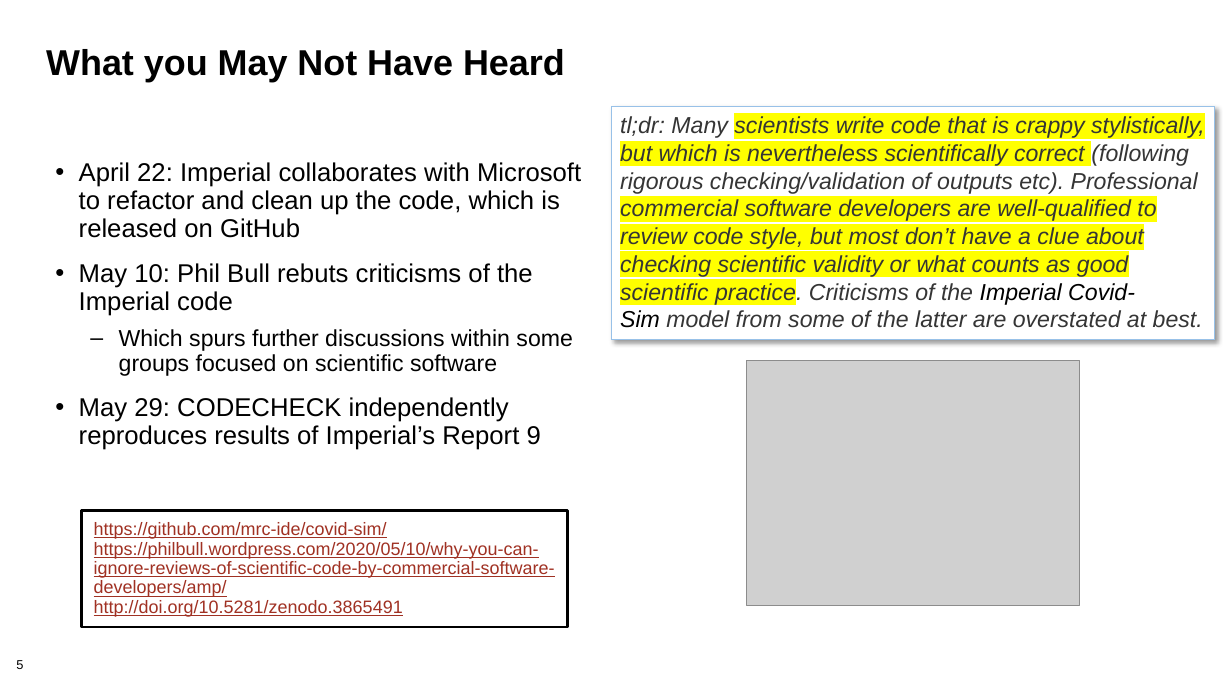
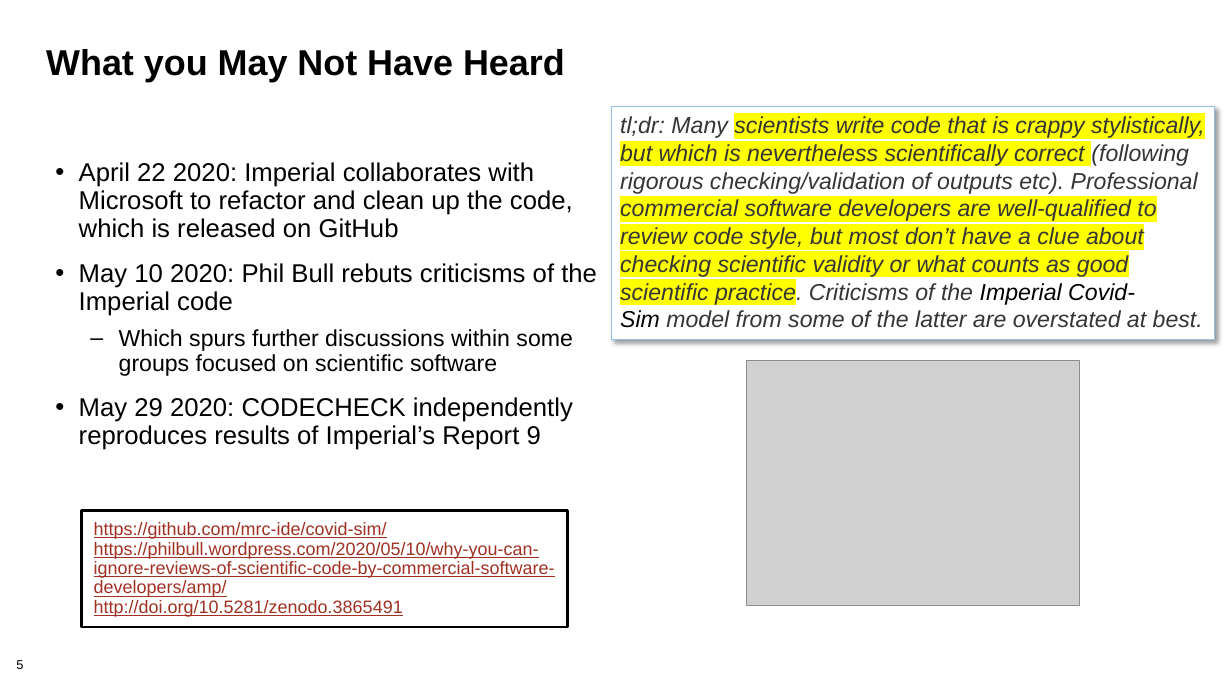
Before and after one commit to bssw-tutorial/presentations, a slide deck: slide 5 of summary.pptx. Drawn at 1232x693 pixels with LibreOffice and Linux fonts; fonts in the diff are those of the drawing; grey boxes stand for pictures; background and template pictures are left out. Boxes give left, top, right and bottom in pixels: in the first picture for what was removed or moved away, otherwise in the second. Text is boxed around its words. In the diff, an @@ line names an element or a change of style, - is before the commit and + after.

```diff
--- a/summary.pptx
+++ b/summary.pptx
@@ text at box(79, 162, 597, 316): text changed @@
-• April 22: Imperial collaborates with Microsoft to refactor and clean up the code, which is released on GitHub
-• May 10: Phil Bull rebuts criticisms of the Imperial code
+• April 22 2020: Imperial collaborates with Microsoft to refactor and clean up the code, which is released on GitHub
+• May 10 2020: Phil Bull rebuts criticisms of the Imperial code
@@ text at box(79, 397, 573, 450): text changed @@
-• May 29: CODECHECK independently reproduces results of Imperial’s Report 9
+• May 29 2020: CODECHECK independently reproduces results of Imperial’s Report 9
```
Also in this commit, not shown: 1 other slide changed.
